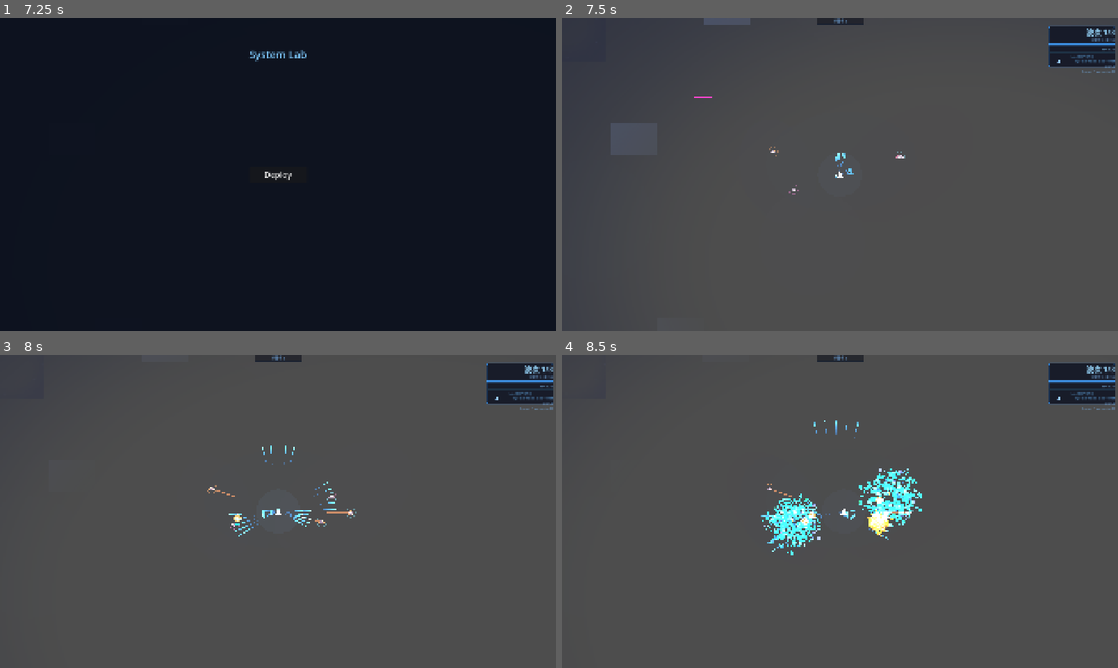
Above: before the commit, frames 1-4 (two rows, left to right).
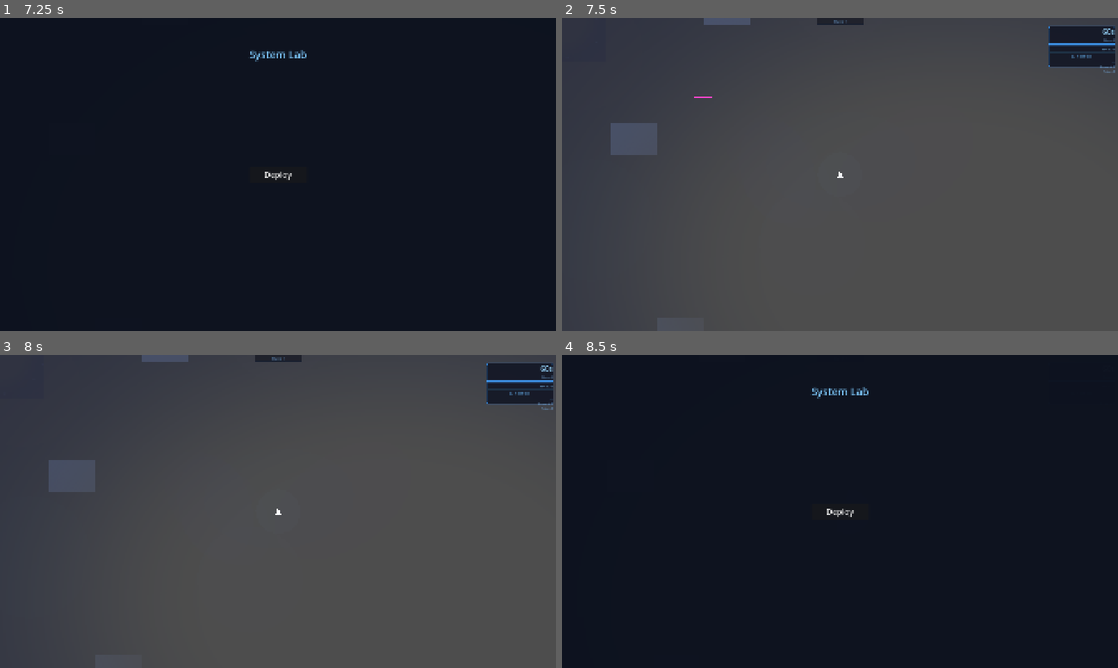
Above: after the commit, the same moments.

Repository: coffeetpm/SpaceWar
Game: Godot game, scene res://scenes/main/main.tscn
The game is run twice, just before and just after one commit, with the same random seed, the same clock (stepped at 60 frames per second) and the same inputs.
Inputs (mouse positions are in pixels of both pictures, inside the frame that each line leads up to):
- Up to frame 1 (7.25 s): tap Enter at 0.5, 3.5, 5 s; move the mouse to (400, 158) at 0.52 s; hold D (move_right) 0.53-1.28 s; tap R at 0.6, 3.6, 6.6 s; click (400, 158) at 0.67 s; move the mouse to (166, 190) at 1.27 s; hold S (move_down) 1.28-2.03 s; tap 1 at 1.35, 4.35 s; move the mouse to (333, 105) at 2.02 s; hold D (move_right) 2.03-2.78 s; tap 2 at 2.1, 5.1 s; tap Space at 2.75, 4.25, 6.5 s; move the mouse to (250, 237) at 2.77 s; hold W (move_up) 2.78-3.53 s; tap 3 at 2.85, 5.85 s; click (250, 237) at 2.92 s; move the mouse to (444, 221) at 3.52 s; hold A (move_left) 3.53-5.03 s; move the mouse to (111, 127) at 4.27 s; move the mouse to (305, 174) at 5.02 s; hold S (move_down) 5.03-5.78 s; click (305, 174) at 5.17 s; move the mouse to (194, 96) at 5.77 s; hold D (move_right) 5.78-6.53 s; move the mouse to (400, 158) at 6.52 s; hold W (move_up) from 6.53 s (still down)
- Up to frame 2 (7.5 s): release W (move_up) at 7.25 s; click "Deploy" at 7.25 s
- Up to frame 3 (8 s): no input
- Up to frame 4 (8.5 s): move the mouse to (728, 527) at 8.02 s; hold D (move_right) from 8.03 s (still down); tap 1 at 8.1 s; click (728, 527) at 8.17 s

Frame 1 is identical in both runs. In frame 2, 0.4% of the frame differs, in the area x 37-100%, y 0-57%; in frame 3, 0.6%; in frame 4, 99%, in the area x 0-100%, y 0-100%.
Error after the commit: Parse Error: Expected statement, found "Indent" instead. (res://scripts/stage_manager.gd:315)

Commit message:
Fix beam impact position and reduce HUD/beam runtime overhead

Diff:
--- a/scripts/stage_manager.gd
+++ b/scripts/stage_manager.gd
@@ -60,6 +60,11 @@
 var _game_over: Control
 var _system_lab: Control
 var _wave_spawner: Node
+var _hud_wave_label: Label
+var _hud_run_status_label: Label
+var _hud_timer_label: Label
+var _hud_exp_label: Label
+var _hud_total_currency_label: Label
 var _save_manager: Node  # SaveManager autoload from /root/SaveManager
 var _level_manager: LevelManager
 ## 目前小關卡內波次（僅 wave loop 顯示／節奏用）。
@@ -69,6 +74,7 @@
 func _ready() -> void:
 	_save_manager = get_node_or_null("/root/SaveManager")
 	_resolve_refs()
+	_cache_hud_nodes()
 	_resolve_level_manager()
 	EventBus.wave_cleared.connect(_on_event_bus_wave_cleared)
 	EventBus.player_died.connect(_on_player_died)
@@ -106,7 +112,16 @@
 		_system_lab = get_node_or_null(system_lab_path) as Control
 	if wave_spawner_path.is_empty() == false:
 		_wave_spawner = get_node_or_null(wave_spawner_path)
-
+	_cache_hud_nodes()
+
+func _cache_hud_nodes() -> void:
+	if not _hud or not is_instance_valid(_hud):
+		return
+	_hud_wave_label = _hud.get_node_or_null("HUDPanel/WaveLabel") as Label
+	_hud_run_status_label = _hud.get_node_or_null("TopBar/RunStatusLabel") as Label
+	_hud_timer_label = _hud.get_node_or_null("HUDPanel/TimerLabel") as Label
+	_hud_exp_label = _hud.get_node_or_null("HUDPanel/EarnedLabel") as Label
+	_hud_total_currency_label = _hud.get_node_or_null("HUDPanel/TotalCurrencyLabel") as Label
 
 func _spawn_boss() -> void:
 	if not boss_scene:
@@ -271,60 +286,55 @@
 
 func _update_hud() -> void:
 	if _hud:
-		var wl: Label = _hud.get_node_or_null("HUDPanel/WaveLabel") as Label
-		if wl:
+		if not is_instance_valid(_hud_wave_label):
+			_cache_hud_nodes()
+		if _hud_wave_label:
 			if use_wave_loop and _level_manager:
-				wl.text = "小關卡 %d · 波 %d/%d" % [burst_index, _current_wave_in_stage, _level_manager.waves_per_upgrade]
+				_hud_wave_label.text = "小關卡 %d · 波 %d/%d" % [burst_index, _current_wave_in_stage, _level_manager.waves_per_upgrade]
 			else:
-				wl.text = "Stage %d / Burst %d" % [burst_index, burst_index]
-		var run_status: Label = _hud.get_node_or_null("TopBar/RunStatusLabel") as Label
-		if run_status:
+				_hud_wave_label.text = "Stage %d / Burst %d" % [burst_index, burst_index]
+		if _hud_run_status_label:
 			if stage_state == State.BURST_END:
-				run_status.text = "Stage cleared"
+				_hud_run_status_label.text = "Stage cleared"
 			elif _boss_instance and is_instance_valid(_boss_instance):
-				run_status.text = "Boss!"
+				_hud_run_status_label.text = "Boss!"
 			elif use_wave_loop:
-				run_status.text = "小關卡 %d" % burst_index
+				_hud_run_status_label.text = "小關卡 %d" % burst_index
 			else:
-				run_status.text = "Stage %d" % burst_index
-		var tl: Label = _hud.get_node_or_null("HUDPanel/TimerLabel") as Label
-		if tl:
+				_hud_run_status_label.text = "Stage %d" % burst_index
+		if _hud_timer_label:
 			if use_wave_loop and _level_manager:
-				tl.text = "波次 %d/%d" % [_current_wave_in_stage, _level_manager.waves_per_upgrade]
+				_hud_timer_label.text = "波次 %d/%d" % [_current_wave_in_stage, _level_manager.waves_per_upgrade]
 			else:
-				tl.text = "%ds" % maxi(0, int(ceilf(burst_timer)))
+				_hud_timer_label.text = "%ds" % maxi(0, int(ceilf(burst_timer)))
 	if _hud:
-		var el: Label = _hud.get_node_or_null("HUDPanel/EarnedLabel") as Label
-		if el:
-			el.text = "EXP: %d" % run_currency
-		var tcl: Label = _hud.get_node_or_null("HUDPanel/TotalCurrencyLabel") as Label
-		if tcl and _save_manager and _save_manager.has_method("get_total_currency"):
+		if _hud_exp_label:
+			_hud_exp_label.text = "EXP: %d" % run_currency
+		if _hud_total_currency_label and _save_manager and _save_manager.has_method("get_total_currency"):
 			var name_key: String = SaveManager.CURRENCY_DISPLAY_NAME if SaveManager else "Energy Fragments"
-			tcl.text = "%s: %d" % [name_key, _save_manager.get_total_currency()]
-
-
-func _start_spawner() -> void:
-	if use_wave_loop and _level_manager:
-		var is_boss: bool = _level_manager.is_boss_mini_stage(burst_index)
-		if is_boss:
-			_stop_spawner()
-			if boss_scene and not _boss_instance:
-				_spawn_boss()
+				_hud_total_currency_label.text = "%s: %d" % [name_key, _save_manager.get_total_currency()]
+	func _start_spawner() -> void:
+		if use_wave_loop and _level_manager:
+			var is_boss: bool = _level_manager.is_boss_mini_stage(burst_index)
+			if is_boss:
+				_stop_spawner()
+				if boss_scene and not _boss_instance:
+					_spawn_boss()
+				return
+			_remove_boss()
+			_current_wave_in_stage = 1
+			if _wave_spawner and _wave_spawner.has_method("start_rogu_wave"):
+				_wave_spawner.start_rogu_wave(burst_index, _current_wave_in_stage)
 			return
-		_remove_boss()
-		_current_wave_in_stage = 1
-		if _wave_spawner and _wave_spawner.has_method("start_rogu_wave"):
-			_wave_spawner.start_rogu_wave(burst_index, _current_wave_in_stage)
-		return
-	var is_boss: bool = _is_boss_burst(burst_index)
-	if _wave_spawner and _wave_spawner.has_method("start_burst"):
-		_wave_spawner.start_burst(burst_index, run_duration, is_boss)
-		_set_spawner_burst_time()
-	elif _wave_spawner and _wave_spawner.has_method("start_stage"):
-		_wave_spawner.start_stage(burst_index, run_duration)
-		_set_spawner_burst_time()
-	if is_boss and boss_scene and not _boss_instance:
-		_spawn_boss()
+		var is_boss: bool = _is_boss_burst(burst_index)
+		if _wave_spawner and _wave_spawner.has_method("start_burst"):
+			_wave_spawner.start_burst(burst_index, run_duration, is_boss)
+			_set_spawner_burst_time()
+		elif _wave_spawner and _wave_spawner.has_method("start_stage"):
+			_wave_spawner.start_stage(burst_index, run_duration)
+			_set_spawner_burst_time()
+		if is_boss and boss_scene and not _boss_instance:
+			_spawn_boss()
 
 
 func _on_event_bus_wave_cleared(wave_number: int) -> void:
--- a/scripts/weapons/beam.gd
+++ b/scripts/weapons/beam.gd
@@ -12,6 +12,8 @@
 ## Refraction Duplication (meta): secondary beam at angle; visual + 50% damage. Readable, no clutter.
 const REFRACTION_ANGLE_RAD := 0.2
 const REFRACTION_ECHO_DAMAGE_SCALE := 0.5
+const ADDITIVE_MATERIAL := preload("res://resources/materials/additive_material.tres")
+const BEAM_IMPACT_VFX_SCRIPT := preload("res://scripts/vfx/beam_impact_vfx.gd")
 
 var _pulse_timer: float = 0.0
 var _telegraph_timer: float = 0.0
@@ -50,9 +52,8 @@
 		_line.default_color = ArtDirection.TIER2_BULLET_CORE_PLAYER
 		_line.add_point(Vector2.ZERO)
 		_line.add_point(Vector2(0, -length))
-		var mat := load("res://resources/materials/additive_material.tres") as Material
-		if mat:
-			_line.material = mat
+		if ADDITIVE_MATERIAL:
+    		_line.material = ADDITIVE_MATERIAL
 		add_child(_line)
 	_glow = get_node_or_null("Glow") as Line2D
 	if not _glow:
@@ -63,9 +64,8 @@
 		_glow.default_color = Color(ArtDirection.TIER2_BULLET_GLOW_PLAYER.r, ArtDirection.TIER2_BULLET_GLOW_PLAYER.g, ArtDirection.TIER2_BULLET_GLOW_PLAYER.b, 0.55)
 		_glow.add_point(Vector2.ZERO)
 		_glow.add_point(Vector2(0, -length))
-		var mat := load("res://resources/materials/additive_material.tres") as Material
-		if mat:
-			_glow.material = mat
+		if ADDITIVE_MATERIAL:
+    		_glow.material = ADDITIVE_MATERIAL
 		add_child(_glow)
 	# Lock-on telegraph: thin line, dim
 	_telegraph_line = Line2D.new()
@@ -74,9 +74,8 @@
 	_telegraph_line.default_color = Color(0.4, 0.85, 1.0, 0.35)
 	_telegraph_line.add_point(Vector2.ZERO)
 	_telegraph_line.add_point(Vector2(0, -length))
-	var tmat := load("res://resources/materials/additive_material.tres") as Material
-	if tmat:
-		_telegraph_line.material = tmat
+	if ADDITIVE_MATERIAL:
+    	_telegraph_line.material = ADDITIVE_MATERIAL
 	add_child(_telegraph_line)
 	_telegraph_glow = Line2D.new()
 	_telegraph_glow.name = "TelegraphGlow"
@@ -85,8 +84,8 @@
 	_telegraph_glow.default_color = Color(0.3, 0.7, 0.95, 0.2)
 	_telegraph_glow.add_point(Vector2.ZERO)
 	_telegraph_glow.add_point(Vector2(0, -length))
-	if tmat:
-		_telegraph_glow.material = tmat
+	if ADDITIVE_MATERIAL:
+    	_telegraph_glow.material = ADDITIVE_MATERIAL
 	add_child(_telegraph_glow)
 	_telegraph_line.visible = false
 	_telegraph_glow.visible = false
@@ -104,9 +103,8 @@
 	r_line.default_color = Color(ArtDirection.TIER2_BULLET_CORE_PLAYER.r, ArtDirection.TIER2_BULLET_CORE_PLAYER.g, ArtDirection.TIER2_BULLET_CORE_PLAYER.b, 0.42)
 	r_line.add_point(Vector2.ZERO)
 	r_line.add_point(Vector2(0, -length))
-	var mat := load("res://resources/materials/additive_material.tres") as Material
-	if mat:
-		r_line.material = mat
+	if ADDITIVE_MATERIAL:
+    	r_line.material = ADDITIVE_MATERIAL
 	_refraction_visual.add_child(r_line)
 	var r_glow := Line2D.new()
 	r_glow.width = width * 1.0
@@ -114,8 +112,8 @@
 	r_glow.default_color = Color(ArtDirection.TIER2_BULLET_GLOW_PLAYER.r, ArtDirection.TIER2_BULLET_GLOW_PLAYER.g, ArtDirection.TIER2_BULLET_GLOW_PLAYER.b, 0.28)
 	r_glow.add_point(Vector2.ZERO)
 	r_glow.add_point(Vector2(0, -length))
-	if mat:
-		r_glow.material = mat
+	if ADDITIVE_MATERIAL:
+    	r_glow.material = ADDITIVE_MATERIAL
 	_refraction_visual.add_child(r_glow)
 	_refraction_visual.visible = false
 	# Refraction area: same shape as beam, rotated
@@ -186,7 +184,7 @@
 		for area in _area.get_overlapping_areas():
 			_damage_boss_area(area, dmg)
 		if EventBus.has_signal("player_projectile_impact"):
-			var tip: Vector2 = global_position + global_transform * Vector2(0, -length)
+			var tip: Vector2 = global_transform * Vector2(0, -length)
 			EventBus.player_projectile_impact.emit(tip, dmg)
 	if not _refraction_damaged_this_pulse and _refraction_area:
 		_refraction_damaged_this_pulse = true
@@ -260,7 +258,7 @@
 
 ## Signature moment: refraction trail (slice in space) + clean impact at beam tip. Technological, precise.
 func _spawn_signature_beam_moment() -> void:
-	var tip_global: Vector2 = global_position + global_transform * Vector2(0, -length)
+	var tip_global: Vector2 = global_transform * Vector2(0, -length)
 	var scene := get_tree().current_scene
 	if not scene:
 		return
@@ -273,9 +271,8 @@
 	trail.default_color = Color(0.35, 0.82, 1.0, 0.38)
 	trail.add_point(Vector2.ZERO)
 	trail.add_point(Vector2(0, -length))
-	var mat := load("res://resources/materials/additive_material.tres") as Material
-	if mat:
-		trail.material = mat
+	if ADDITIVE_MATERIAL:
+    	trail.material = ADDITIVE_MATERIAL
 	trail_node.add_child(trail)
 	scene.add_child(trail_node)
 	var t_trail := trail_node.create_tween()
@@ -283,7 +280,7 @@
 	t_trail.tween_callback(func() -> void: trail_node.queue_free())
 	# Clean energy fracture + light shards at tip
 	var impact := Node2D.new()
-	impact.set_script(load("res://scripts/vfx/beam_impact_vfx.gd") as GDScript)
+	impact.set_script(BEAM_IMPACT_VFX_SCRIPT)
 	impact.global_position = tip_global
 	scene.add_child(impact)
 
Not shown, added: codex_fix.patch
